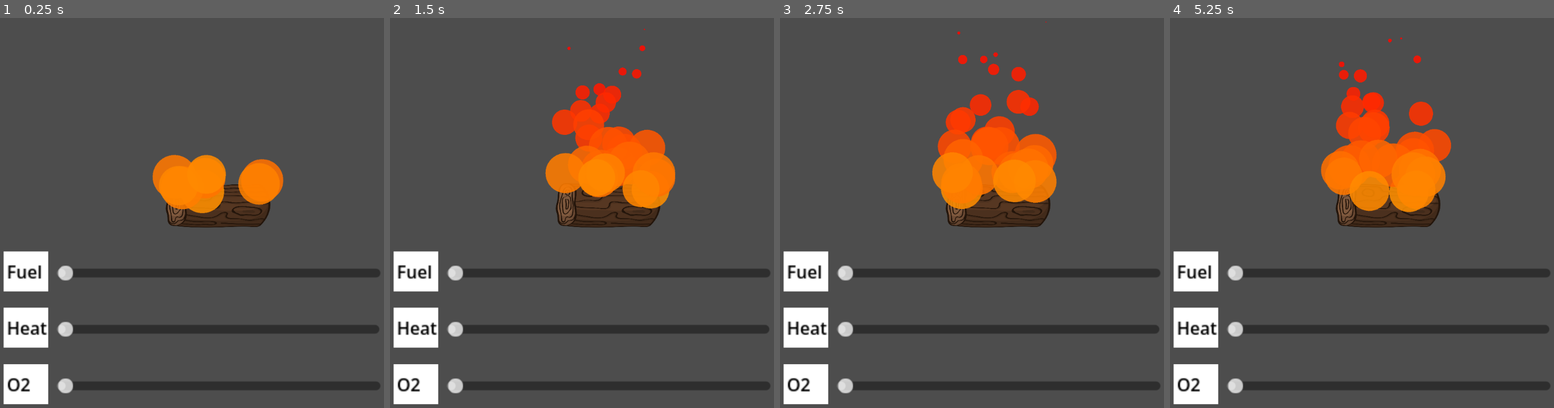
Above: before the commit, frames 1-4 (left to right).
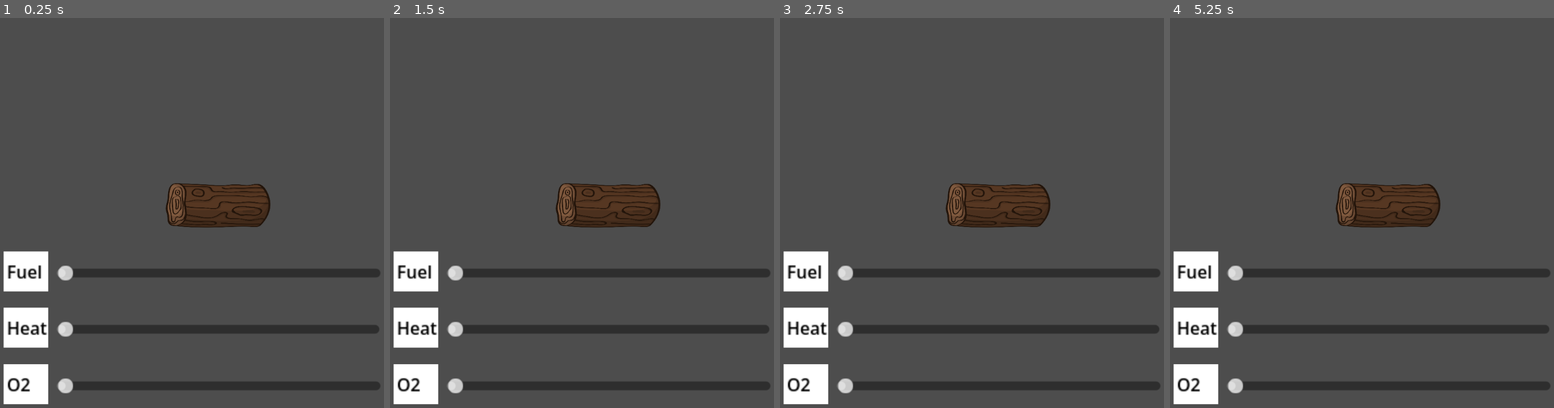
Above: after the commit, the same moments.

Repository: spenu1/FireDemo-Health-and-Safety
Game: Godot game, scene res://Main.tscn
Same seed, same stepped clock (60 frames per second), same inputs: the game is played once before the commit and once after it.
Inputs:
- Up to frame 1 (0.25 s): no input
- Up to frame 2 (1.5 s): no input
- Up to frame 3 (2.75 s): no input
- Up to frame 4 (5.25 s): no input

The runs differ from the first frame. In frame 1, 3.4% of the frame differs, in the area x 39-74%, y 35-51%; in frame 2, 6.5%; in frame 3, 6.9%; in frame 4, 7.2%, in the area x 39-74%, y 4-50%.
Error before the commit: Parse Error: Expected end of statement after expression, found ":" instead. (res://main.gd:38)

Commit message:
new export

Diff:
--- a/Main.tscn
+++ b/Main.tscn
@@ -8,6 +8,7 @@
 [ext_resource type="Texture2D" uid="uid://pmv825eyt7y6" path="res://CustomFire.png" id="3_fos0i"]
 
 [sub_resource type="Gradient" id="Gradient_3dxm6"]
+offsets = PackedFloat32Array(0.40250698, 1)
 colors = PackedColorArray(1, 0.5647059, 0, 1, 1, 0, 0, 1)
 
 [sub_resource type="GradientTexture1D" id="GradientTexture1D_lgr22"]
@@ -36,6 +37,8 @@
 scale_curve = SubResource("CurveTexture_3dxm6")
 color = Color(1, 1, 1, 0.8745098)
 color_ramp = SubResource("GradientTexture1D_lgr22")
+hue_variation_min = -2.2351742e-08
+hue_variation_max = 0.06999998
 turbulence_noise_scale = 10.0
 
 [node name="Node2D" type="Node2D" unique_id=561405790]
@@ -51,6 +54,7 @@
 [node name="GPUParticles2D" type="GPUParticles2D" parent="LogClipart" unique_id=13362136]
 position = Vector2(2.5477695, -168.22386)
 scale = Vector2(10.739731, 10.837612)
+emitting = false
 amount = 30
 texture = ExtResource("3_3dxm6")
 explosiveness = 0.03
--- a/main.gd
+++ b/main.gd
@@ -35,7 +35,7 @@
 		strength = (fuel+heat+oxy)/3
 		particleEmitter.amount_ratio = strength/100
 		fireSprite.modulate.a = (strength-20)/100
-		res://Main.tscn::CurveTexture_3dxm6"e_3dxm6".set_point_offset(1, strength/100)
+
 		pass
 	pass
 
Not shown, changed: index.html
Not shown, changed: index.pck
